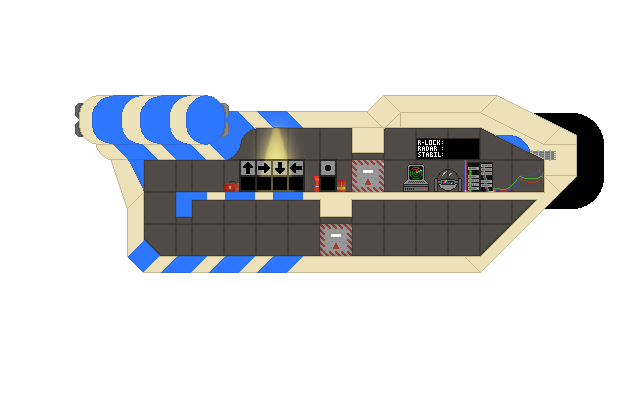
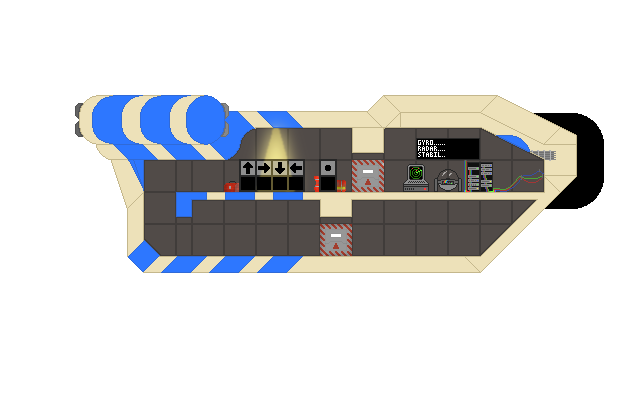
Two versions of the same layered image (w=640, h=400). Layer-by-layer changes:
painted on "Screen" over [419, 140, 445, 157]
